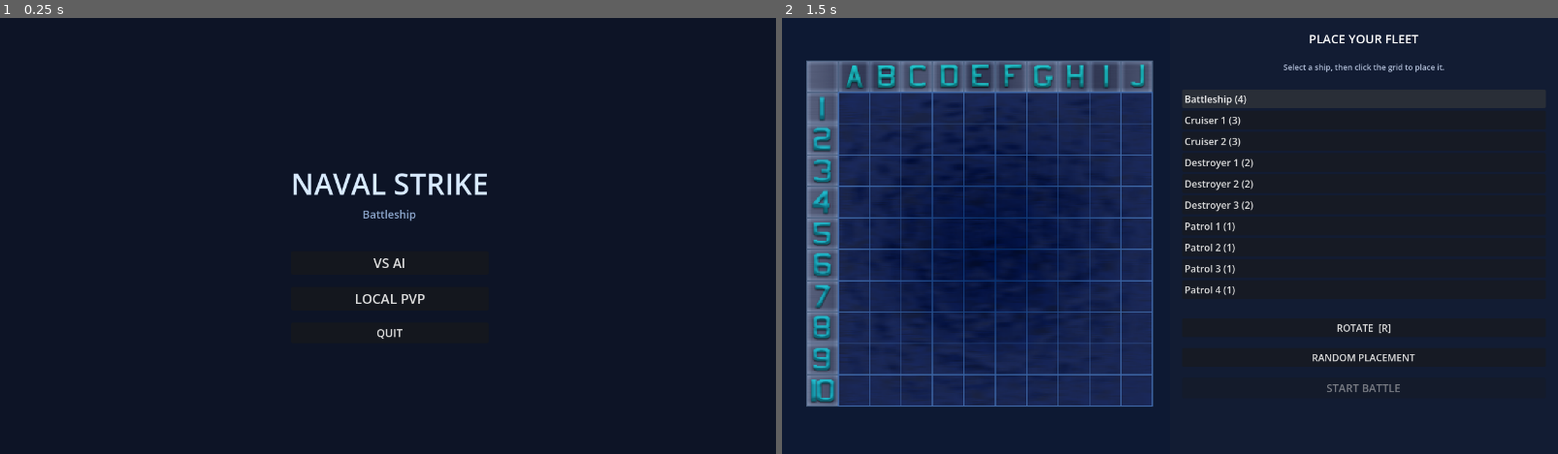
Above: before the commit, frames 1-2 (left to right).
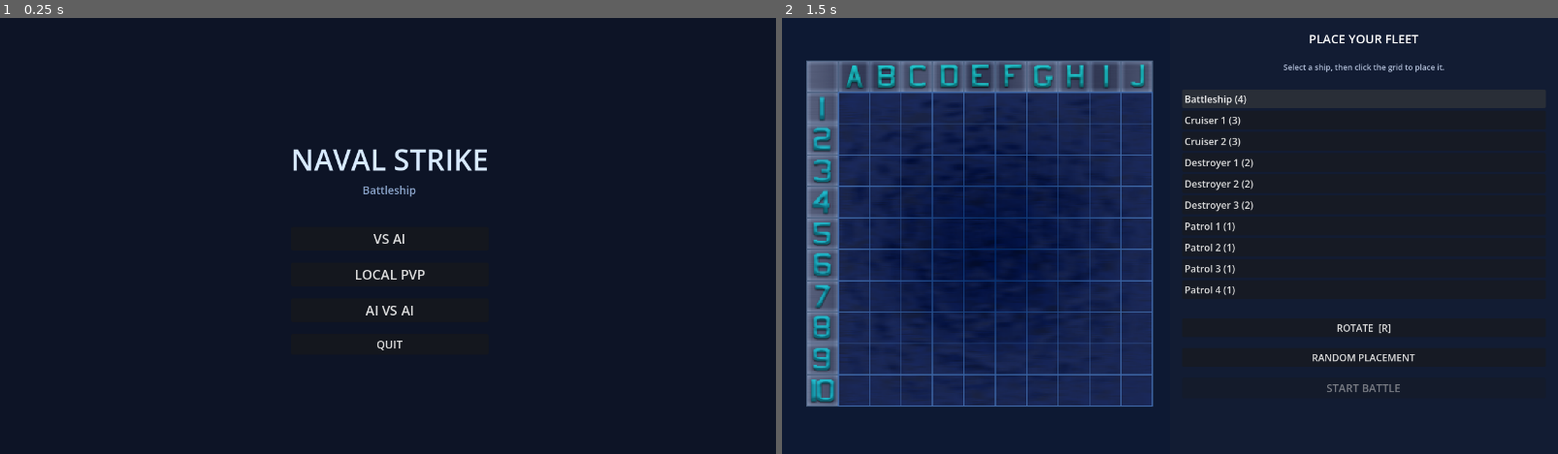
Above: after the commit, the same moments.

Repository: d1pg1/battleship
Game: Godot game, scene res://scenes/main_menu.tscn
Same seed, same stepped clock (60 frames per second), same inputs: the game is played once before the commit and once after it.
Inputs:
- Up to frame 1 (0.25 s): no input
- Up to frame 2 (1.5 s): click "VS AI" at 0.5 s; click "Battleship (4)" at 1.25 s

The runs differ from the first frame. In frame 1, 1.7% of the frame differs, in the area x 37-63%, y 30-77%; in frame 2, nothing differs.

Commit message:
AI vs AI

Diff:
--- a/autoload/game_manager.gd
+++ b/autoload/game_manager.gd
@@ -1,7 +1,7 @@
 extends Node
 
 enum State { PLACEMENT, PLAYER_TURN, AI_TURN, RESULT_PAUSE, HANDOFF, GAME_OVER }
-enum GameMode { VS_AI, LOCAL_PVP }
+enum GameMode { VS_AI, LOCAL_PVP, AI_VS_AI }
 
 signal turn_changed(new_state: State)
 signal shot_fired(cell: Vector2i, result: Dictionary)
@@ -20,6 +20,8 @@
 var active_player: int = 1
 
 var _ai  # AIController — set by start_battle()
+var _ai_player_1
+var _ai_player_2
 var _timer: Timer
 var _pvp_handoff_timer: Timer
 var _pending_active_player: int = 1
@@ -50,6 +52,8 @@
 	active_player = 1
 	_pending_active_player = 1
 	_ai = null
+	_ai_player_1 = null
+	_ai_player_2 = null
 
 func start_new_game(new_mode: GameMode) -> void:
 	mode = new_mode
@@ -72,11 +76,15 @@
 func can_place(data: ShipData, player_number: int = 1) -> bool:
 	return placement_board(player_number).can_place(data)
 
-func start_battle(ai_node = null) -> void:
+func start_battle(ai_node = null, ai_player_2_node = null) -> void:
 	_ai = ai_node
+	_ai_player_1 = ai_node
+	_ai_player_2 = ai_player_2_node
 	active_player = 1
-	state = State.PLAYER_TURN
-	turn_changed.emit(state)
+	state = State.AI_TURN if mode == GameMode.AI_VS_AI else State.PLAYER_TURN
+	turn_changed.emit(state)
+	if mode == GameMode.AI_VS_AI:
+		_timer.start()
 
 # ── Combat ───────────────────────────────────────────────────────────────────
 
@@ -87,6 +95,8 @@
 	return ai_board if active_player == 1 else player_board
 
 func player_label(player_number: int) -> String:
+	if mode == GameMode.AI_VS_AI:
+		return "AI %d" % player_number
 	return "PLAYER %d" % player_number
 
 func active_player_label() -> String:
@@ -99,10 +109,11 @@
 	return "player1" if active_player == 1 else "player2"
 
 func fire_at_target(cell: Vector2i) -> void:
-	if mode == GameMode.LOCAL_PVP:
-		pvp_fire(cell)
-	else:
-		player_fire(cell)
+	match mode:
+		GameMode.LOCAL_PVP:
+			pvp_fire(cell)
+		GameMode.VS_AI:
+			player_fire(cell)
 
 func player_fire(cell: Vector2i) -> void:
 	if state != State.PLAYER_TURN:
@@ -156,6 +167,9 @@
 	turn_changed.emit(state)
 
 func _on_ai_timer_timeout() -> void:
+	if mode == GameMode.AI_VS_AI:
+		_run_ai_vs_ai_turn()
+		return
 	var cell: Vector2i = _ai.choose_cell()
 	var result := player_board.fire(cell)
 	_ai.on_fire_result(cell, result)
@@ -173,6 +187,27 @@
 	state = State.PLAYER_TURN
 	turn_changed.emit(state)
 
+func _run_ai_vs_ai_turn() -> void:
+	if state == State.GAME_OVER:
+		return
+	var controller = _ai_player_1 if active_player == 1 else _ai_player_2
+	var target_board := current_target_board()
+	var cell: Vector2i = controller.choose_cell()
+	var result := target_board.fire(cell)
+	controller.on_fire_result(cell, result)
+	shot_fired.emit(cell, result)
+	if result["sunk_ship"] != null:
+		var revealed := target_board.reveal_surroundings(result["sunk_ship"])
+		controller.add_to_fired(revealed)
+		ship_sunk.emit(result["sunk_ship"], target_owner_id())
+	if target_board.all_sunk():
+		_end_game(active_winner_id())
+		return
+	if result["result"] != BoardState.Cell.HIT:
+		active_player = 2 if active_player == 1 else 1
+	turn_changed.emit(state)
+	_timer.start()
+
 func _end_game(winner: String) -> void:
 	state = State.GAME_OVER
 	last_winner = winner
--- a/scenes/battle_screen.tscn
+++ b/scenes/battle_screen.tscn
@@ -9,6 +9,9 @@
 script = ExtResource("1_bs")
 
 [node name="AIController" type="Node" parent="."]
+script = ExtResource("2_ai")
+
+[node name="AIControllerP2" type="Node" parent="."]
 script = ExtResource("2_ai")
 
 [node name="Background" type="ColorRect" parent="."]
--- a/scenes/main_menu.tscn
+++ b/scenes/main_menu.tscn
@@ -22,9 +22,9 @@
 anchor_right = 0.5
 anchor_bottom = 0.5
 offset_left = -160.0
-offset_top = -120.0
+offset_top = -160.0
 offset_right = 160.0
-offset_bottom = 120.0
+offset_bottom = 160.0
 alignment = 1
 
 [node name="TitleLabel" type="Label" parent="VBox" unique_id=789725366]
@@ -67,6 +67,16 @@
 custom_minimum_size = Vector2(0, 12)
 layout_mode = 2
 
+[node name="AIVsAIButton" type="Button" parent="VBox"]
+layout_mode = 2
+size_flags_horizontal = 3
+theme_override_font_sizes/font_size = 22
+text = "AI VS AI"
+
+[node name="Spacer4" type="Control" parent="VBox"]
+custom_minimum_size = Vector2(0, 12)
+layout_mode = 2
+
 [node name="QuitButton" type="Button" parent="VBox"]
 layout_mode = 2
 size_flags_horizontal = 3
--- a/scripts/battle_screen.gd
+++ b/scripts/battle_screen.gd
@@ -1,6 +1,20 @@
 extends Node2D
 
+const FLEET := [
+	{ "name": "Battleship",  "size": 4 },
+	{ "name": "Cruiser 1",   "size": 3 },
+	{ "name": "Cruiser 2",   "size": 3 },
+	{ "name": "Destroyer 1", "size": 2 },
+	{ "name": "Destroyer 2", "size": 2 },
+	{ "name": "Destroyer 3", "size": 2 },
+	{ "name": "Patrol 1",    "size": 1 },
+	{ "name": "Patrol 2",    "size": 1 },
+	{ "name": "Patrol 3",    "size": 1 },
+	{ "name": "Patrol 4",    "size": 1 },
+]
+
 @onready var _ai_controller: AIController    = $AIController
+@onready var _ai_controller_p2: AIController = $AIControllerP2
 @onready var _enemy_grid: GridDisplay        = $EnemyGridDisplay
 @onready var _player_grid: GridDisplay       = $PlayerGridDisplay
 @onready var _menu_btn: Button               = $UILayer/HUD/MenuButton
@@ -17,19 +31,18 @@
 
 	if GameManager.mode == GameManager.GameMode.VS_AI:
 		# Place AI ships randomly (invisible to player)
-		GameManager.ai_board.random_place_all([
-			{ "name": "Battleship",  "size": 4 },
-			{ "name": "Cruiser 1",   "size": 3 },
-			{ "name": "Cruiser 2",   "size": 3 },
-			{ "name": "Destroyer 1", "size": 2 },
-			{ "name": "Destroyer 2", "size": 2 },
-			{ "name": "Destroyer 3", "size": 2 },
-			{ "name": "Patrol 1",    "size": 1 },
-			{ "name": "Patrol 2",    "size": 1 },
-			{ "name": "Patrol 3",    "size": 1 },
-			{ "name": "Patrol 4",    "size": 1 },
-		])
+		GameManager.ai_board.random_place_all(FLEET)
 		_enemy_grid.set_board_state(GameManager.ai_board)
+	elif GameManager.mode == GameManager.GameMode.AI_VS_AI:
+		GameManager.player_board.random_place_all(FLEET)
+		GameManager.ai_board.random_place_all(FLEET)
+		_enemy_grid.hide_ships = false
+		_enemy_grid.interactive = false
+		_enemy_grid.set_process(false)
+		_enemy_grid.set_board_state(GameManager.ai_board)
+		_player_grid.set_board_state(GameManager.player_board)
+		_enemy_label.text = "AI 2 FLEET"
+		_player_label.text = "AI 1 FLEET"
 
 	# Connect fire input
 	_enemy_grid.cell_tapped.connect(GameManager.fire_at_target)
@@ -41,12 +54,14 @@
 	_ready_btn.pressed.connect(_on_ready_pressed)
 
 	# Start the battle (PLAYER_TURN state + signal)
-	if GameManager.mode == GameManager.GameMode.VS_AI:
-		GameManager.start_battle(_ai_controller)
-	else:
-		GameManager.start_battle()
-	if GameManager.mode == GameManager.GameMode.LOCAL_PVP:
-		_show_handoff()
+	match GameManager.mode:
+		GameManager.GameMode.VS_AI:
+			GameManager.start_battle(_ai_controller)
+		GameManager.GameMode.AI_VS_AI:
+			GameManager.start_battle(_ai_controller, _ai_controller_p2)
+		_:
+			GameManager.start_battle()
+			_show_handoff()
 
 func _apply_pvp_perspective() -> void:
 	_enemy_grid.set_board_state(GameManager.current_target_board())
--- a/scripts/grid_display.gd
+++ b/scripts/grid_display.gd
@@ -143,7 +143,7 @@
 	queue_redraw()
 
 func _on_ship_sunk(data: ShipData, _owner: String) -> void:
-	if is_enemy_grid and board_state != null and data in board_state.ships:
+	if is_enemy_grid and hide_ships and board_state != null and data in board_state.ships:
 		_revealed_ships.append(data)
 	queue_redraw()
 
--- a/scripts/hud.gd
+++ b/scripts/hud.gd
@@ -38,7 +38,10 @@
 			else:
 				_turn_label.text = "YOUR TURN"
 		GameManager.State.AI_TURN:
-			_turn_label.text = "ENEMY FIRING..."
+			if GameManager.mode == GameManager.GameMode.AI_VS_AI:
+				_turn_label.text = GameManager.active_player_label() + " FIRING..."
+			else:
+				_turn_label.text = "ENEMY FIRING..."
 		GameManager.State.HANDOFF:
 			_turn_label.text = ""
 		GameManager.State.GAME_OVER:
--- a/scripts/main_menu.gd
+++ b/scripts/main_menu.gd
@@ -3,11 +3,13 @@
 
 @onready var _vs_ai_btn: Button = $VBox/VsAIButton
 @onready var _local_pvp_btn: Button = $VBox/LocalPvpButton
+@onready var _ai_vs_ai_btn: Button = $VBox/AIVsAIButton
 @onready var _quit_btn: Button = $VBox/QuitButton
 
 func _ready() -> void:
 	_vs_ai_btn.pressed.connect(_on_vs_ai)
 	_local_pvp_btn.pressed.connect(_on_local_pvp)
+	_ai_vs_ai_btn.pressed.connect(_on_ai_vs_ai)
 	_quit_btn.pressed.connect(_on_quit)
 
 func _on_vs_ai() -> void:
@@ -18,5 +20,9 @@
 	GameManager.start_new_game(GameManager.GameMode.LOCAL_PVP)
 	get_tree().call_deferred("change_scene_to_file", "res://scenes/placement_screen.tscn")
 
+func _on_ai_vs_ai() -> void:
+	GameManager.start_new_game(GameManager.GameMode.AI_VS_AI)
+	get_tree().call_deferred("change_scene_to_file", "res://scenes/battle_screen.tscn")
+
 func _on_quit() -> void:
 	get_tree().quit()
--- a/scripts/result_screen.gd
+++ b/scripts/result_screen.gd
@@ -11,6 +11,10 @@
 	_setup(GameManager.last_winner)
 
 func _setup(winner: String) -> void:
+	if GameManager.mode == GameManager.GameMode.AI_VS_AI:
+		_result_label.text = "AI 1 WINS" if winner == "player1" else "AI 2 WINS"
+		_result_label.modulate = Color(0.3, 1.0, 0.4)
+		return
 	if GameManager.mode == GameManager.GameMode.LOCAL_PVP:
 		_result_label.text = "PLAYER 1 WINS" if winner == "player1" else "PLAYER 2 WINS"
 		_result_label.modulate = Color(0.3, 1.0, 0.4)
@@ -24,7 +28,10 @@
 
 func _on_play_again() -> void:
 	GameManager.reset()
-	get_tree().call_deferred("change_scene_to_file", "res://scenes/placement_screen.tscn")
+	if GameManager.mode == GameManager.GameMode.AI_VS_AI:
+		get_tree().call_deferred("change_scene_to_file", "res://scenes/battle_screen.tscn")
+	else:
+		get_tree().call_deferred("change_scene_to_file", "res://scenes/placement_screen.tscn")
 
 func _on_menu() -> void:
 	GameManager.reset()
Not shown, changed: DESIGN.md
Not shown, changed: PROJECT_STATE.md
